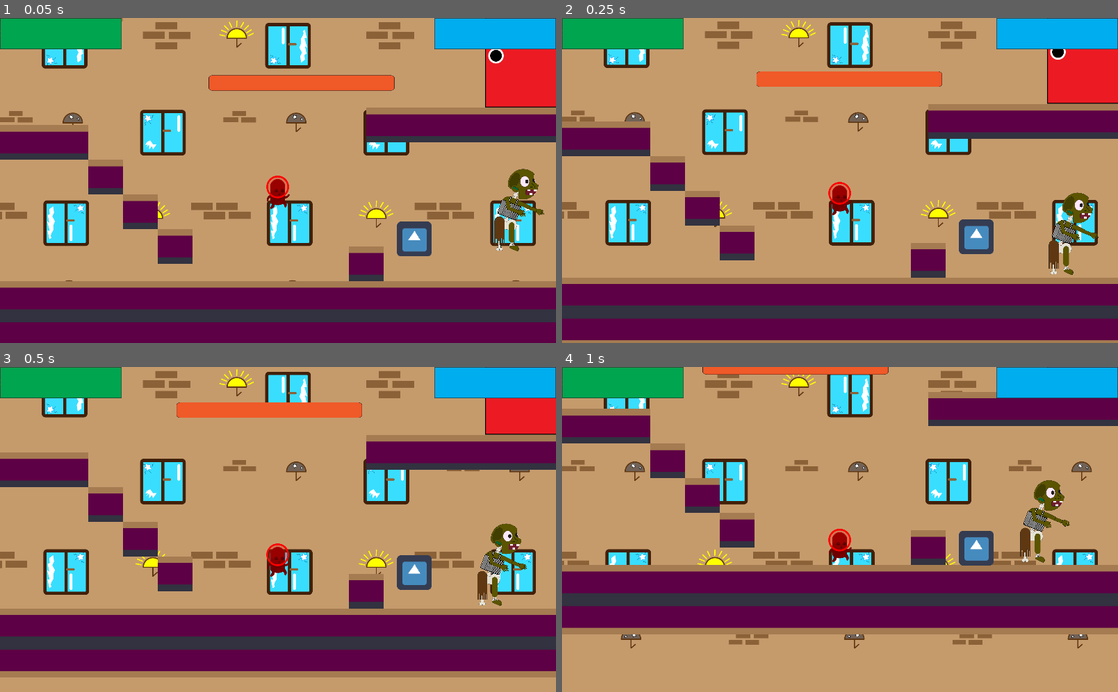
Above: before the commit, frames 1-4 (two rows, left to right).
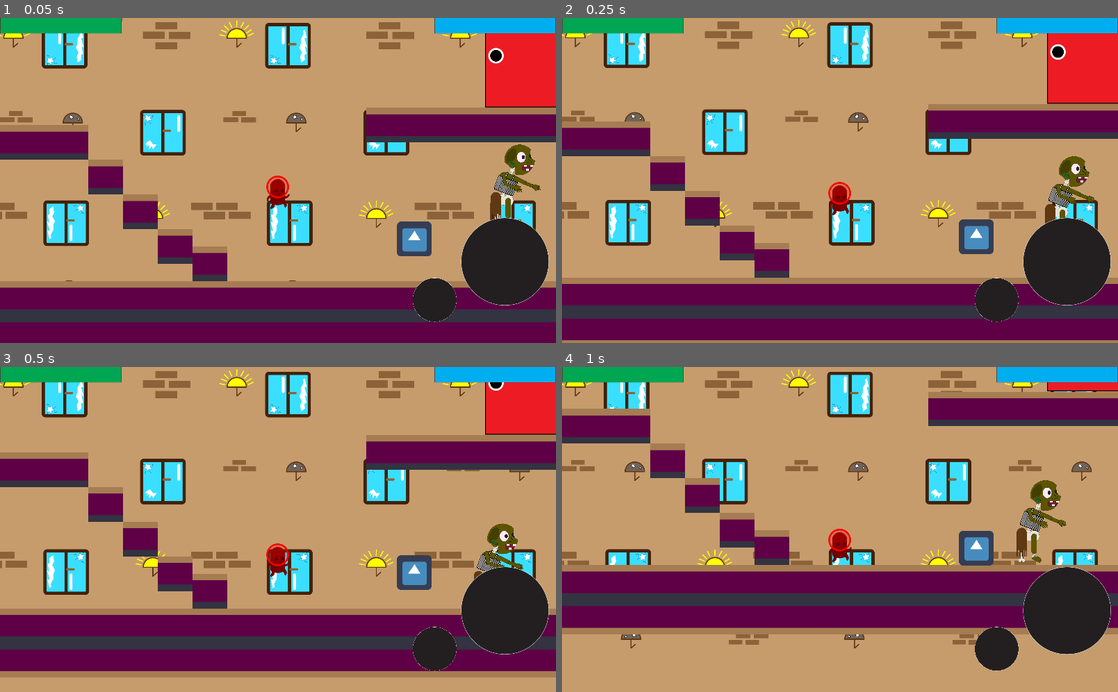
Above: after the commit, the same moments.

Repository: Tomisin127/Enigmatic-Games
Game: Godot game, scene res://scenes/level1.tscn
Same seed, same stepped clock (60 frames per second), same inputs: the game is played once before the commit and once after it. The engine's default icon, where the game draws it, is replaced by a stand-in: a white triangle on a blue panel in a dark square.
Inputs (mouse positions are in pixels of both pictures, inside the frame that each line leads up to):
- Up to frame 1 (0.05 s): no input
- Up to frame 2 (0.25 s): no input
- Up to frame 3 (0.5 s): no input
- Up to frame 4 (1 s): click (995, 649) at 0.52 s

The runs differ from the first frame. In frame 1, 11% of the frame differs, in the area x 0-100%, y 0-94%; in frame 2, 10%; in frame 3, 9.8%; in frame 4, 9.4%.

Commit message:
scripting changes in enemy scene and others
rewrote the codes that controls the enemy and some little changes in the player and others

Diff:
--- a/heights_of_glory/heights_of_glory/project.godot
+++ b/heights_of_glory/heights_of_glory/project.godot
@@ -8,9 +8,20 @@
 
 config_version=4
 
-_global_script_classes=[  ]
+_global_script_classes=[ {
+"base": "KinematicBody2D",
+"class": "player",
+"language": "GDScript",
+"path": "res://scripts/player.gd"
+}, {
+"base": "Area2D",
+"class": "player_bullet_class",
+"language": "GDScript",
+"path": "res://scripts/player_bullet.gd"
+} ]
 _global_script_class_icons={
-
+"player": "",
+"player_bullet_class": ""
 }
 
 [application]
@@ -40,3 +51,8 @@
 "events": [ Object(InputEventKey,"resource_local_to_scene":false,"resource_name":"","device":0,"alt":false,"shift":false,"control":false,"meta":false,"command":false,"pressed":false,"scancode":75,"unicode":0,"echo":false,"script":null)
  ]
 }
+
+[rendering]
+
+quality/driver/driver_name="GLES2"
+quality/driver/fallback_to_gles2=true
--- a/heights_of_glory/heights_of_glory/scenes/bullet.tscn
+++ b/heights_of_glory/heights_of_glory/scenes/bullet.tscn
@@ -3,7 +3,6 @@
 [ext_resource path="res://icon.png" type="Texture" id=1]
 
 [sub_resource type="RectangleShape2D" id=1]
-
 
 [node name="bullet" type="Area2D"]
 
--- a/heights_of_glory/heights_of_glory/scenes/enemy.tscn
+++ b/heights_of_glory/heights_of_glory/scenes/enemy.tscn
@@ -1,22 +1,27 @@
-[gd_scene load_steps=5 format=2]
+[gd_scene load_steps=6 format=2]
 
 [ext_resource path="res://scripts/enemy.gd" type="Script" id=1]
 [ext_resource path="res://sprites/zombie002.png" type="Texture" id=2]
 
 [sub_resource type="RectangleShape2D" id=1]
-extents = Vector2( 37.857, 77.0887 )
+extents = Vector2( 46.2446, 77.0887 )
 
 [sub_resource type="RectangleShape2D" id=2]
-extents = Vector2( 37.857, 78.0887 )
+extents = Vector2( 46.1927, 78.0887 )
+
+[sub_resource type="CircleShape2D" id=3]
+radius = 252.054
 
 [node name="enemy" type="KinematicBody2D"]
 position = Vector2( 294.216, 221.113 )
+collision_mask = 2
 script = ExtResource( 1 )
 __meta__ = {
 "_edit_group_": true
 }
 
 [node name="zombie" type="Area2D" parent="."]
+editor/display_folded = true
 
 [node name="sprite" type="Sprite" parent="zombie"]
 scale = Vector2( 0.2, 0.2 )
@@ -63,11 +68,15 @@
 enabled = true
 cast_to = Vector2( 0, 70 )
 
-[node name="fall_from_sky_timer" type="Timer" parent="."]
-wait_time = 5.0
+[node name="flytimer" type="Timer" parent="."]
 one_shot = true
-autostart = true
+
+[node name="attack_area" type="Area2D" parent="."]
+
+[node name="collision" type="CollisionShape2D" parent="attack_area"]
+shape = SubResource( 3 )
 
 [connection signal="body_entered" from="zombie" to="." method="_on_zombie_body_entered"]
 [connection signal="timeout" from="bullet_ray/timer" to="." method="_on_timer_timeout"]
-[connection signal="timeout" from="fall_from_sky_timer" to="." method="_on_fall_timer_timeout"]
+[connection signal="timeout" from="flytimer" to="." method="_on_flytimer_timeout"]
+[connection signal="body_entered" from="attack_area" to="." method="_on_attack_area_body_entered"]
--- a/heights_of_glory/heights_of_glory/scenes/enemy_bullet.tscn
+++ b/heights_of_glory/heights_of_glory/scenes/enemy_bullet.tscn
@@ -4,7 +4,6 @@
 [ext_resource path="res://icon.png" type="Texture" id=2]
 
 [sub_resource type="RectangleShape2D" id=1]
-
 
 [node name="enemy_bullet" type="Area2D"]
 position = Vector2( 190, 120 )
--- a/heights_of_glory/heights_of_glory/scenes/hud.tscn
+++ b/heights_of_glory/heights_of_glory/scenes/hud.tscn
@@ -1,21 +1,43 @@
-[gd_scene load_steps=3 format=2]
+[gd_scene load_steps=5 format=2]
 
 [ext_resource path="res://sprites/health_bar.png" type="Texture" id=1]
 [ext_resource path="res://sprites/mana_bar.png" type="Texture" id=2]
+[ext_resource path="res://sprites/HUD_sprites/attack.png" type="Texture" id=3]
+[ext_resource path="res://sprites/HUD_sprites/super_attack.png" type="Texture" id=4]
 
 [node name="hud" type="Node"]
 
 [node name="CanvasLayer" type="CanvasLayer" parent="."]
 
-[node name="player_health" type="TextureProgress" parent="CanvasLayer"]
-margin_right = 40.0
-margin_bottom = 40.0
-rect_scale = Vector2( 0.5, 0.5 )
+[node name="Control" type="Control" parent="CanvasLayer"]
+anchor_right = 1.0
+anchor_bottom = 1.0
+
+[node name="player_health" type="TextureProgress" parent="CanvasLayer/Control"]
+margin_right = 448.0
+margin_bottom = 116.0
+rect_scale = Vector2( 0.5, 0.25 )
 texture_progress = ExtResource( 1 )
 
-[node name="player_mana" type="TextureProgress" parent="CanvasLayer"]
+[node name="player_mana" type="TextureProgress" parent="CanvasLayer/Control"]
 margin_left = 800.0
 margin_right = 1248.0
 margin_bottom = 116.0
+rect_scale = Vector2( 0.5, 0.25 )
+texture_progress = ExtResource( 2 )
+
+[node name="attack" type="TextureButton" parent="CanvasLayer/Control"]
+margin_left = 760.0
+margin_top = 480.0
+margin_right = 1084.0
+margin_bottom = 804.0
+rect_scale = Vector2( 0.25, 0.25 )
+texture_normal = ExtResource( 3 )
+
+[node name="super_attack" type="TextureButton" parent="CanvasLayer/Control"]
+margin_left = 848.559
+margin_top = 368.958
+margin_right = 1172.56
+margin_bottom = 692.958
 rect_scale = Vector2( 0.5, 0.5 )
-texture_progress = ExtResource( 2 )
+texture_normal = ExtResource( 4 )
--- a/heights_of_glory/heights_of_glory/scenes/level1.tscn
+++ b/heights_of_glory/heights_of_glory/scenes/level1.tscn
@@ -1,18 +1,16 @@
-[gd_scene load_steps=18 format=2]
+[gd_scene load_steps=16 format=2]
 
 [ext_resource path="res://scripts/level1.gd" type="Script" id=1]
 [ext_resource path="res://sprites/Back Ground 00.png" type="Texture" id=2]
 [ext_resource path="res://tiles/zombie_tiles.tres" type="TileSet" id=3]
-[ext_resource path="res://scripts/door_area.gd" type="Script" id=4]
-[ext_resource path="res://sprites/WBL/doors.png" type="Texture" id=5]
-[ext_resource path="res://scripts/ladder_area.gd" type="Script" id=6]
-[ext_resource path="res://sprites/WBL/ladder.png" type="Texture" id=7]
-[ext_resource path="res://scenes/player.tscn" type="PackedScene" id=8]
-[ext_resource path="res://scenes/enemy.tscn" type="PackedScene" id=9]
-[ext_resource path="res://scenes/box.tscn" type="PackedScene" id=10]
-[ext_resource path="res://scenes/analog.tscn" type="PackedScene" id=11]
-[ext_resource path="res://scenes/hud.tscn" type="PackedScene" id=12]
-[ext_resource path="res://sprites/WBL/elevatorx.png" type="Texture" id=13]
+[ext_resource path="res://sprites/WBL/doors.png" type="Texture" id=4]
+[ext_resource path="res://sprites/WBL/ladder.png" type="Texture" id=5]
+[ext_resource path="res://scenes/player.tscn" type="PackedScene" id=6]
+[ext_resource path="res://scenes/enemy.tscn" type="PackedScene" id=7]
+[ext_resource path="res://scenes/box.tscn" type="PackedScene" id=8]
+[ext_resource path="res://scenes/analog.tscn" type="PackedScene" id=9]
+[ext_resource path="res://scenes/hud.tscn" type="PackedScene" id=10]
+[ext_resource path="res://sprites/WBL/elevatorx.png" type="Texture" id=11]
 
 [sub_resource type="RectangleShape2D" id=1]
 extents = Vector2( 81.6724, 108.997 )
@@ -60,8 +58,9 @@
 [node name="TileMap" type="TileMap" parent="."]
 tile_set = ExtResource( 3 )
 cell_size = Vector2( 32, 32 )
+collision_mask = 3
 format = 1
-tile_data = PoolIntArray( -1572868, 0, 0, -1507332, 0, 0, -1 …(2191 unchanged characters)… 0, 0, 1114108, 0, 0, 1114109, 0, 0, 1048601, 3, 0, 1048618, 0, 0, 1179644, 0, 0, 12 …(1243 unchanged characters)…
+tile_data = PoolIntArray( -1572868, 0, 0, -1507332, 0, 0, -1 …(2191 unchanged characters)… 0, 0, 1114108, 0, 0, 1114109, 0, 0, 1048592, 3, 0, 1048618, 0, 0, 1179644, 0, 0, 12 …(1243 unchanged characters)…
 __meta__ = {
 "_edit_lock_": true
 }
@@ -69,40 +68,38 @@
 [node name="door_area" type="Area2D" parent="."]
 editor/display_folded = true
 position = Vector2( 1130, 150 )
-script = ExtResource( 4 )
 __meta__ = {
 "_edit_group_": true
 }
 
 [node name="door" type="Sprite" parent="door_area"]
 scale = Vector2( 0.5, 0.5 )
-texture = ExtResource( 5 )
+texture = ExtResource( 4 )
 
 [node name="collision" type="CollisionShape2D" parent="door_area"]
 shape = SubResource( 1 )
 
 [node name="ladder_area" type="Area2D" parent="."]
 editor/display_folded = true
-script = ExtResource( 6 )
 __meta__ = {
 "_edit_group_": true
 }
 
 [node name="ladder" type="Sprite" parent="ladder_area"]
 position = Vector2( 90, 200 )
-texture = ExtResource( 7 )
+texture = ExtResource( 5 )
 
 [node name="collision" type="CollisionShape2D" parent="ladder_area"]
 position = Vector2( 90, 200 )
 shape = SubResource( 2 )
 
-[node name="player" parent="." instance=ExtResource( 8 )]
+[node name="player" parent="." instance=ExtResource( 6 )]
 position = Vector2( 670, 390 )
 
-[node name="enemy" parent="." instance=ExtResource( 9 )]
+[node name="enemy" parent="." instance=ExtResource( 7 )]
 position = Vector2( 1124.22, 351.113 )
 
-[node name="box" parent="." instance=ExtResource( 10 )]
+[node name="box" parent="." instance=ExtResource( 8 )]
 position = Vector2( 921, 498.224 )
 
 [node name="ui" type="Control" parent="."]
@@ -119,28 +116,30 @@
 margin_right = 159.0
 margin_bottom = 159.0
 
-[node name="Analog" parent="ui/AreaAnalogRight" instance=ExtResource( 11 )]
+[node name="Analog" parent="ui/AreaAnalogRight" instance=ExtResource( 9 )]
 isDynamicallyShowing = true
 listenerNodePath = "/root/level1/player"
 nam = "rightPad"
 
-[node name="hud" parent="." instance=ExtResource( 12 )]
+[node name="hud" parent="." instance=ExtResource( 10 )]
 
 [node name="elevatonx" type="StaticBody2D" parent="."]
+visible = false
 position = Vector2( 720, 210 )
 
 [node name="Sprite" type="Sprite" parent="elevatonx"]
 scale = Vector2( 0.7, 0.4 )
-texture = ExtResource( 13 )
+texture = ExtResource( 11 )
 
 [node name="collision" type="CollisionShape2D" parent="elevatonx"]
 shape = SubResource( 3 )
+disabled = true
 
 [node name="move_elevatonx" type="AnimationPlayer" parent="elevatonx"]
 autoplay = "move_elevatonx"
 playback_speed = 0.2
 anims/move_elevatonx = SubResource( 4 )
 
-[connection signal="body_entered" from="door_area" to="door_area" method="_on_door_area_body_entered"]
-[connection signal="body_entered" from="ladder_area" to="ladder_area" method="_on_ladder_area_body_entered"]
-[connection signal="body_exited" from="ladder_area" to="ladder_area" method="_on_ladder_area_body_exited"]
+[connection signal="body_entered" from="door_area" to="." method="_on_door_area_body_entered"]
+[connection signal="body_entered" from="ladder_area" to="." method="_on_ladder_area_body_entered"]
+[connection signal="body_exited" from="ladder_area" to="." method="_on_ladder_area_body_exited"]
--- a/heights_of_glory/heights_of_glory/scenes/player.tscn
+++ b/heights_of_glory/heights_of_glory/scenes/player.tscn
@@ -15,6 +15,7 @@
 "player",
 ]]
 position = Vector2( 270, 110 )
+collision_mask = 2
 script = ExtResource( 1 )
 __meta__ = {
 "_edit_group_": true
@@ -52,6 +53,7 @@
 shape = SubResource( 2 )
 
 [node name="shoot_timer" type="Timer" parent="."]
+one_shot = true
 autostart = true
 
 [node name="WaitAfterIdle" type="Timer" parent="."]
--- a/heights_of_glory/heights_of_glory/scenes/zombie_stage_tileset.tscn
+++ b/heights_of_glory/heights_of_glory/scenes/zombie_stage_tileset.tscn
@@ -26,7 +26,9 @@
 "_edit_group_": true
 }
 
-[node name="StaticBody2D" type="StaticBody2D" parent="wall"]
+[node name="StaticBody2D" type="StaticBody2D" parent="wall" groups=[
+"wall",
+]]
 
 [node name="collision" type="CollisionShape2D" parent="wall/StaticBody2D"]
 visible = false
--- a/heights_of_glory/heights_of_glory/scripts/door_area.gd
+++ /dev/null
@@ -1,19 +0,0 @@
-extends Area2D
-
-# Declare member variables here. Examples:
-# var a = 2
-# var b = "text"
-
-# Called when the node enters the scene tree for the first time.
-func _ready():
-	pass # Replace with function body.
-
-# Called every frame. 'delta' is the elapsed time since the previous frame.
-#func _process(delta):
-#	pass
-
-
-func _on_door_area_body_entered(body):
-	if body.name =="player":
-		print("player opens")
-	pass # Replace with function body.
--- a/heights_of_glory/heights_of_glory/scripts/enemy.gd
+++ b/heights_of_glory/heights_of_glory/scripts/enemy.gd
@@ -4,7 +4,7 @@
 var GRAVITY_VEC:Vector2 = Vector2(0,900)
 const FLOOR_NORMAL = Vector2(0,-1)
 
-const WALK_SPEED= 70
+var WALK_SPEED:int= 70
 const STATE_WALKING = 0
 const STATE_KILLED =1
 
@@ -30,6 +30,9 @@
 
 func _ready():
 
+
+
+
 	set_physics_process(true)
 
 	pass
@@ -43,12 +46,25 @@
 		linear_velocity.x = direction *WALK_SPEED
 		linear_velocity = move_and_slide(linear_velocity,FLOOR_NORMAL)
 
-		if not detect_floor_left.is_colliding() or detect_wall_left.is_colliding():
+		if detect_wall_left.is_colliding():
 			direction =1.0
+			$zombie/sprite.flip_h=0
+
+			var c = detect_wall_left.get_collider()
+			if c.name == "player":
+				WALK_SPEED =0
+				#animation to attack
 
 
-		if not detect_floor_right.is_colliding() or detect_wall_right.is_colliding():
+		if detect_wall_right.is_colliding():
 			direction = -1.0
+			$zombie/sprite.flip_h=1
+
+			var c = detect_wall_right.get_collider()
+
+			if c.name == "player":
+				WALK_SPEED =0
+				#animation to attack
 			#print("the enemy is colliding")
 
 
@@ -58,20 +74,24 @@
 		get_node("bullet_ray/timer").start()
 		get_node("bullet_ray/timer").wait_time = 0.5
 
-	if detect_wall_left.is_colliding():
-		GRAVITY_VEC.y=0
-		var c = detect_wall_left.get_collider()
-		if c.name == "box":
-			#print("box collider")
-			box_collide=true
-
-		else:
-			box_collide=false
-			GRAVITY_VEC.y +=900
-
-	enemy_jump_over_boxes(box_collide)
 
 
+
+
+	#enemy_jump_over_boxes(box_collide)
+
+	var body = $attack_area.get_overlapping_bodies()
+
+	if body.size() !=0:
+
+		for t in body:
+
+			if t.is_in_group("player"):
+				GRAVITY_VEC.y =10000
+				var dirx = target_player.global_position.x -global_position.x
+				var diry = target_player.global_position.y- global_position.y
+				translate(Vector2(dirx,diry) * get_physics_process_delta_time())
+				print("attack area body is in player area")
 
 	pass
 
@@ -94,16 +114,40 @@
 
 func enemy_jump_over_boxes(box_collision):
 	if box_collide==true:
-		#print("jump over boxes")
-		linear_velocity.y-=20
+		print("jump over boxes")
+		linear_velocity.y-=10
 
 
 	elif box_collide==false:
-		#print("box collide is now false")
-		linear_velocity.y +=GRAVITY_VEC.y
+		box_collide=false
+		print("body collide is now false")
 
 	pass
 
 
-func _on_fall_timer_timeout():
+func _on_zombie_body_entered(body):
+
+	if body.is_in_group("box"):
+		print("BOXES COLLIDE")
+		GRAVITY_VEC.y=0
+		box_collide=true
+
+		WALK_SPEED=0
+		linear_velocity.y-=30
+		$flytimer.wait_time=3
+		$flytimer.start()
+
 	pass # Replace with function body.
+
+
+func _on_flytimer_timeout():
+	print("NOT IN GROUP OF BOX AGAIN")
+	box_collide=false
+	linear_velocity.y +=9.81
+	GRAVITY_VEC.y +=98
+	WALK_SPEED=70
+	pass # Replace with function body.
+
+
+func _on_attack_area_body_entered(body):
+	pass # Replace with function body.
--- a/heights_of_glory/heights_of_glory/scripts/ladder_area.gd
+++ /dev/null
@@ -1,27 +0,0 @@
-extends Area2D
-
-# Declare member variables here. Examples:
-# var a = 2
-# var b = "text"
-
-# Called when the node enters the scene tree for the first time.
-func _ready():
-	pass # Replace with function body.
-
-# Called every frame. 'delta' is the elapsed time since the previous frame.
-#func _process(delta):
-#	pass
-
-
-func _on_ladder_area_body_entered(body):
-	if body.name == "player":
-		get_node("../player").on_ladder=true
-		pass
-	pass # Replace with function body.
-
-
-func _on_ladder_area_body_exited(body):
-	if body.name == "player":
-		get_node("../player").on_ladder=false
-		pass
-	pass # Replace with function body.
--- a/heights_of_glory/heights_of_glory/scripts/level1.gd
+++ b/heights_of_glory/heights_of_glory/scripts/level1.gd
@@ -1,7 +1,6 @@
 extends Node
 
 func _ready():
-
 	#setting the target to player
 	get_node("enemy").target_player = get_node("player")
 
@@ -10,6 +9,25 @@
 
 func _process(delta):
 
-	$hud/CanvasLayer/player_health.value=global.player_health
-	$hud/CanvasLayer/player_mana.value=global.mana
+	$hud/CanvasLayer/Control/player_health.value=global.player_health
+	$hud/CanvasLayer/Control/player_mana.value=global.mana
 	pass
+
+
+func _on_ladder_area_body_entered(body):
+	if body.name == "player":
+		$player.on_ladder=true
+	pass # Replace with function body.
+
+
+
+func _on_ladder_area_body_exited(body):
+	if body.name == "player":
+		$player.on_ladder=false
+		pass
+	pass # Replace with function body.
+
+func _on_door_area_body_entered(body):
+	if body.name =="player":
+		print("player opens")
+	pass # Replace with function body.
--- a/heights_of_glory/heights_of_glory/scripts/player.gd
+++ b/heights_of_glory/heights_of_glory/scripts/player.gd
@@ -1,4 +1,9 @@
 extends KinematicBody2D
+
+class_name player
+
+var t = player_bullet_class.new()
+var wait_timer= 0
 
 signal damage_enemy
 
@@ -9,6 +14,8 @@
 const JUMP_HEIGHT =-400
 const CLIMB_SPEED = 3
 
+const BOOST_UP = -2000
+
 var acceleration = Vector2()
 
 onready var ground_ray = get_node("ground_ray")
@@ -28,19 +35,24 @@
 
 
 var on_ladder:bool = false
-
+var on_boost_up:bool = true
+var is_shooting:bool = true
 
 func _ready() -> void:
 
 
+
+
 	set_physics_process(true)
 
 	pass
 
 func _physics_process(delta):
 
-	print(on_ladder)
-
+	#rotation = (rotation +PI *2 *delta)
+	get_node("bullet_spawn_pos").global_position = (get_node("bullet_spawn_pos").global_position+t.velocity *delta)
+
+	get_tile_on_position(position.x,position.y)
 
 	#drag player down by gravity
 	acceleration.y += GRAVITY
@@ -53,14 +65,28 @@
 		acceleration.x += ACCEL *delta
 		get_node("sprite").flip_h =0
 
-	elif Input.is_action_pressed("ui_accept") and global.mana>0:
-		if $shoot_timer.time_left<0.1:
-			shoot(true)
-
-	elif Input.is_action_pressed("ui_accept") and global.mana<=0:
-		shoot(false)
-
-
+	elif Input.is_action_pressed("ui_accept"):
+		#if $shoot_timer.time_left==0:
+		if global.mana > 0:
+			is_shooting=true
+
+
+		elif is_shooting and global.mana <= 5:
+			print("so freaking true")
+			is_shooting =false
+
+		elif global.mana>=5 :
+			is_shooting=true
+
+		shoot(is_shooting)
+
+
+	elif Input.is_action_pressed("ui_home"):
+		boost_up_super(on_boost_up)
+		#if its boosting up then set it to false
+		#this means you can only boost up once tru out the game
+		if on_boost_up:
+			on_boost_up=false
 
 	#slowing down with linear interpolation
 	else:
@@ -87,7 +113,7 @@
 		player_bullet_script.start()
 
 
-	mana_delay_and_regenerate()
+	mana_delay_and_regenerate(delta)
 
 	#ladder_climbing
 	if on_ladder ==true:
@@ -128,12 +154,21 @@
 	if shoot_activate==true:
 		var b= player_bullet.instance()
 		player_bullet_container.add_child(b)
-		b.start(rotation,get_node("bullet_spawn_pos").global_position)
+
+		if $sprite.flip_h==false:
+			b.start(rotation,get_node("bullet_spawn_pos").global_position)
+		elif $sprite.flip_h==true:
+			b.start(rotation,get_node("bullet_spawn_pos").global_position)
+			t.velocity=Vector2(t.speed,0).rotated(t.rotation -PI)
+
+
+
 
 		#reduce shooting mana
 		global.mana -= 10
 
-	else:
+	elif shoot_activate==false:
+		print("did i return here")
 		return
 
 func is_able_to_use_magmum_skills() -> bool:
@@ -159,17 +194,28 @@
 		set_physics_process(false)
 
 
-func mana_delay_and_regenerate():
+func mana_delay_and_regenerate(change):
 	if global.mana >=1:
 	#	regenerate mana
 		global.mana = min(global.mana + _get_mana_regen() * get_physics_process_delta_time(),100)
 		#print("VALUE OF MANA",global.mana)
 
-	elif global.mana <=0:
+	elif global.mana <=5:
 		global.mana =0
+
+		wait_timer +=change
+
+		if wait_timer>5:
+			global.mana = min(global.mana + _get_mana_regen() * get_physics_process_delta_time(),100)
+			wait_timer=0
+
+		print(wait_timer)
+
 		#global.mana = min(global.mana + 0 * get_physics_process_delta_time(),100)
 
 	if global.mana ==0:
+
+		#global.mana = min(global.mana + _get_mana_regen() * get_physics_process_delta_time(),100)
 		print("mana is zero")
 
 func is_alive()->bool:
@@ -185,3 +231,12 @@
 
 func _get_player_health_regen():
 	return global.player_health_regen
+
+func boost_up_super(value):
+	if value ==true:
+		acceleration.y = BOOST_UP
+
+	else:
+		return
+
+	pass
--- a/heights_of_glory/heights_of_glory/scripts/player_bullet.gd
+++ b/heights_of_glory/heights_of_glory/scripts/player_bullet.gd
@@ -1,4 +1,6 @@
 extends Area2D
+
+class_name player_bullet_class
 
 
 var velocity = Vector2()
@@ -20,7 +22,7 @@
 func start(dir,pos):
 	rotation = dir
 	position = pos
-	velocity = Vector2(speed,0).rotated(dir -PI)
+	velocity = Vector2(speed,0).rotated(dir + 2*PI)
 
 func _process(delta):
 	randomize()
Binary file added: heights_of_glory/heights_of_glory/sprites/HUD_sprites/attack.png
Not shown, added: heights_of_glory/heights_of_glory/sprites/HUD_sprites/attack.png.import
Binary file added: heights_of_glory/heights_of_glory/sprites/HUD_sprites/super_attack.png
Not shown, added: heights_of_glory/heights_of_glory/sprites/HUD_sprites/super_attack.png.import
Not shown, added: heights_of_glory/heights_of_glory/sprites/HUD_sprites/attack.ai
Not shown, added: heights_of_glory/heights_of_glory/sprites/HUD_sprites/super_attack.ai
